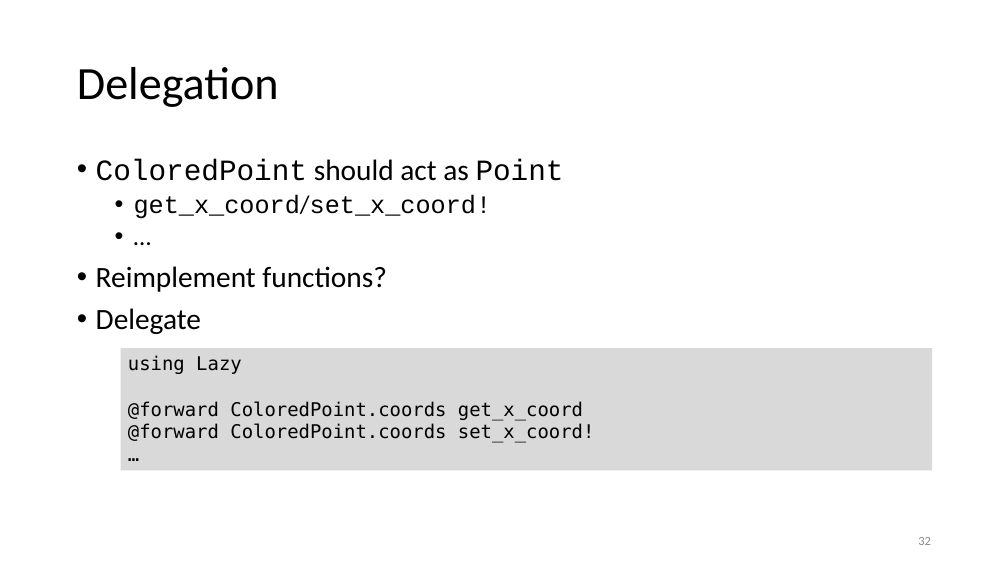
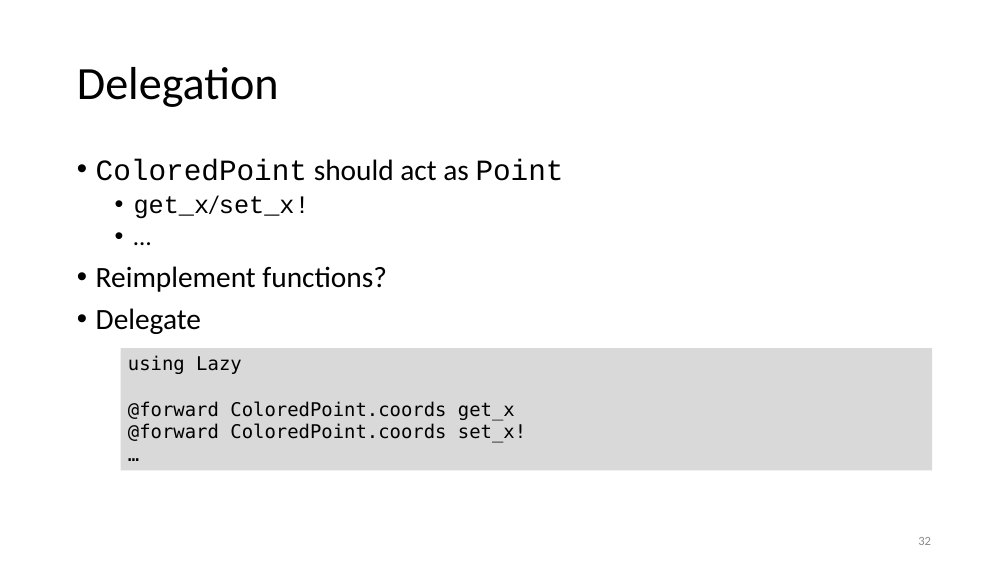
Before and after one commit to gjbex/Julia_good_bad_ugly, a slide deck: slide 32 of julia_good_back_ugly.pptx. Drawn at 1008x567 pixels with LibreOffice and Linux fonts; fonts in the diff are those of the drawing. Boxes give left, top, right and bottom in pixels: in the first picture for what was removed or moved away, otherwise in the second. Text is boxed around its words. In the diff, an @@ line names an element or a change of style, - is before the commit and + after.

Commit message:
Fix delegation slide

```diff
--- a/julia_good_back_ugly.pptx
+++ b/julia_good_back_ugly.pptx
@@ text at (134, 195, 310, 219): text changed @@
-  • get_x_coord/set_x_coord!
+  • get_x/set_x!
@@ text in rectangle at (128, 401, 526, 443): text changed @@
-@forward ColoredPoint.coords get_x_coord
-@forward ColoredPoint.coords set_x_coord!
+@forward ColoredPoint.coords get_x
+@forward ColoredPoint.coords set_x!
```
Also in this commit, not shown: 2 other slides changed.
